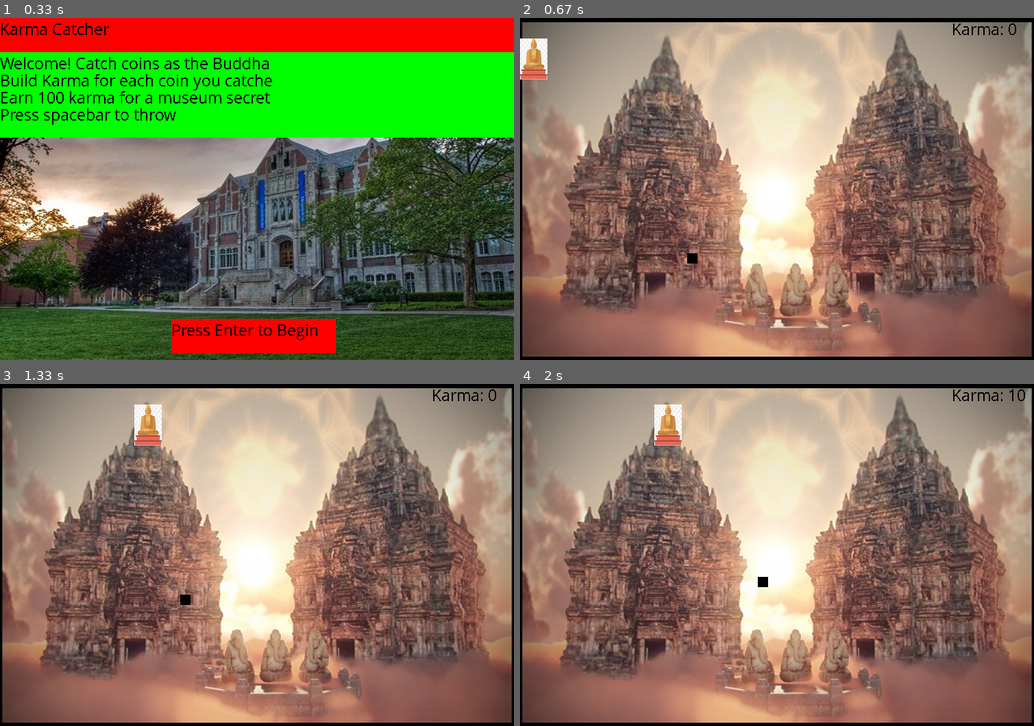
Above: before the commit, frames 1-4 (two rows, left to right).
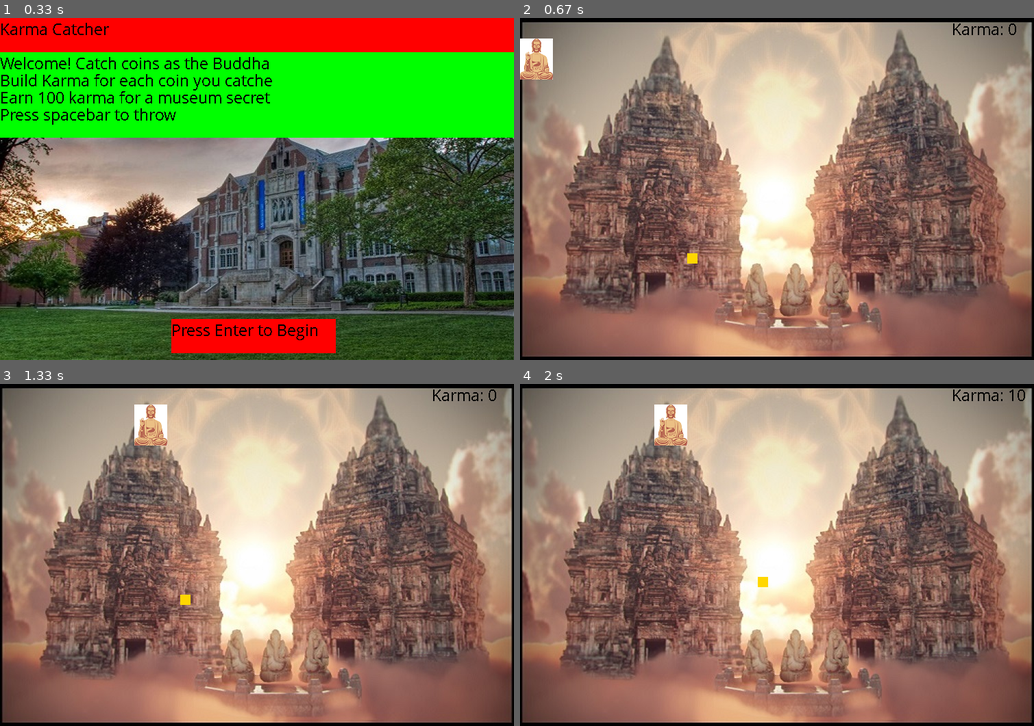
Above: after the commit, the same moments.

Repository: bcrose/DOMAProject
Game: pygame game, started from game_tests.py
The game is run twice, just before and just after one commit, with the same random seed, the same clock (stepped at 60 frames per second) and the same inputs.
Inputs:
- Up to frame 1 (0.33 s): no input
- Up to frame 2 (0.67 s): tap Enter at 0.33 s
- Up to frame 3 (1.33 s): hold Right 0.67-1.13 s; hold Right from 1.17 s (still down)
- Up to frame 4 (2 s): release Right at 1.63 s; hold Left from 1.67 s (still down)

Frame 1 is identical in both runs. In frame 2, 0.6% of the frame differs, in the area x 0-35%, y 6-72%; in frame 3, 0.6%; in frame 4, 0.6%.

Commit message:
added coin sound

Diff:
--- a/pygameFun.py
+++ b/pygameFun.py
@@ -20,8 +20,9 @@
     end = False
     domaPic = pygame.image.load("doma.jpg").convert()
     templePic = pygame.image.load("temple.jpg").convert()
-    theBuddha = pygame.image.load("theBuddha.jpg").convert_alpha()
+    theBuddha = pygame.image.load("theBuddha.png").convert_alpha()
     budBackground = pygame.image.load("buddhaBackground.jpg").convert()
+    coinSound = pygame.mixer.Sound("coinWav.wav")
 
     # menu loop
     while not run:
@@ -60,6 +61,7 @@
                 coin.y = 490
                 coin.x = random.randint(2, 490)
                 points += 10
+                pygame.mixer.Sound.play(coinSound)
         coin.y += coin.delta
 
         if coin.y <= 0:
@@ -78,7 +80,7 @@
         win.blit(templePic, [0, 0])
         pygame.draw.rect(win, (0, 0, 0), (buddha.x, buddha.y, buddha.width, buddha.height))
         win.blit(theBuddha, [buddha.x, buddha.y])
-        pygame.draw.rect(win, (0, 0, 0), (coin.x, coin.y, coin.width, coin.height))
+        pygame.draw.rect(win, (255, 215, 0), (coin.x, coin.y, coin.width, coin.height))
         win.blit(textPoints, (630, 0))
         pygame.display.update()
         while end:
Binary file removed: theBuddha.jpg
Binary file added: theBuddha.png
Not shown, added: coinWav.wav
